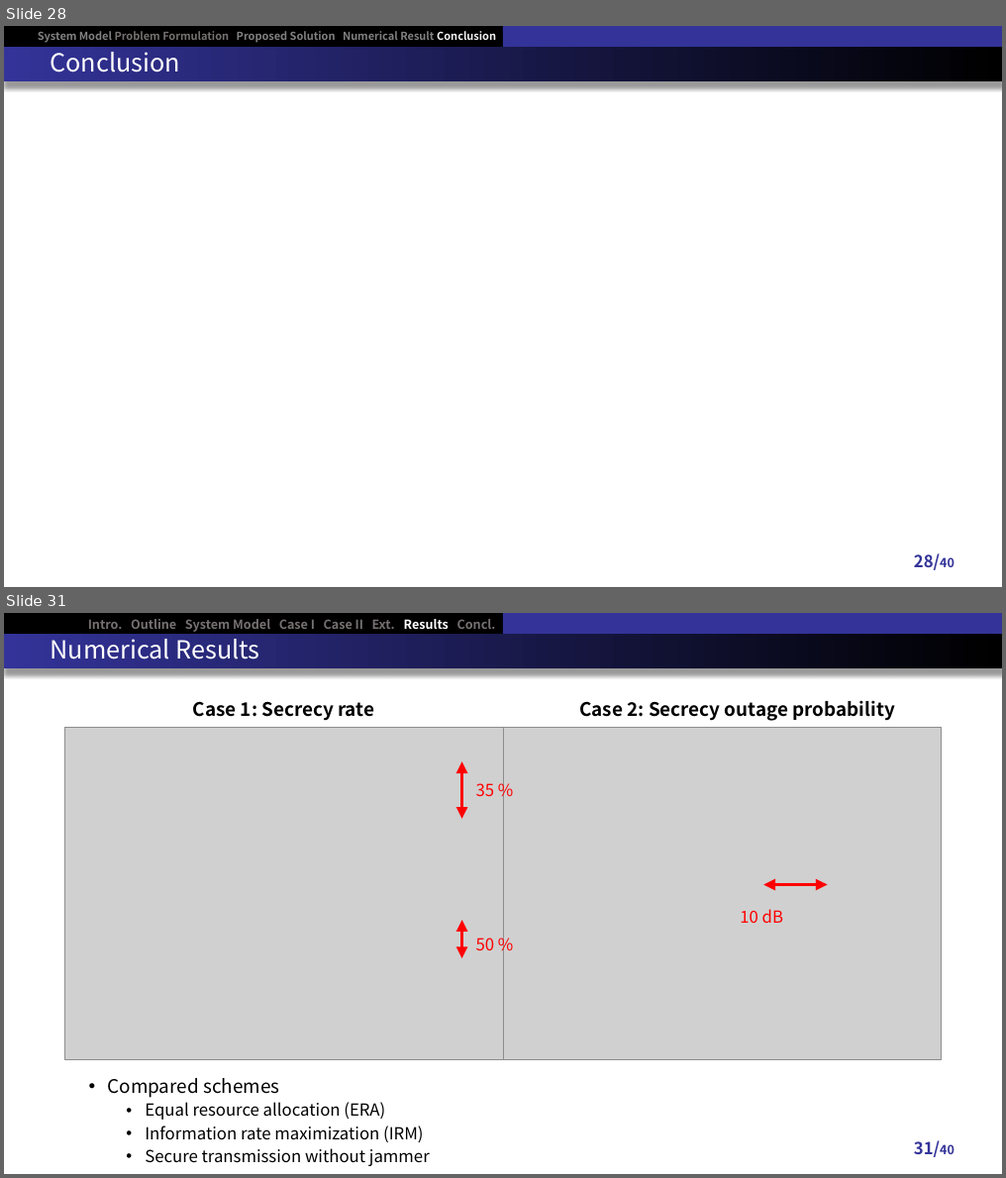
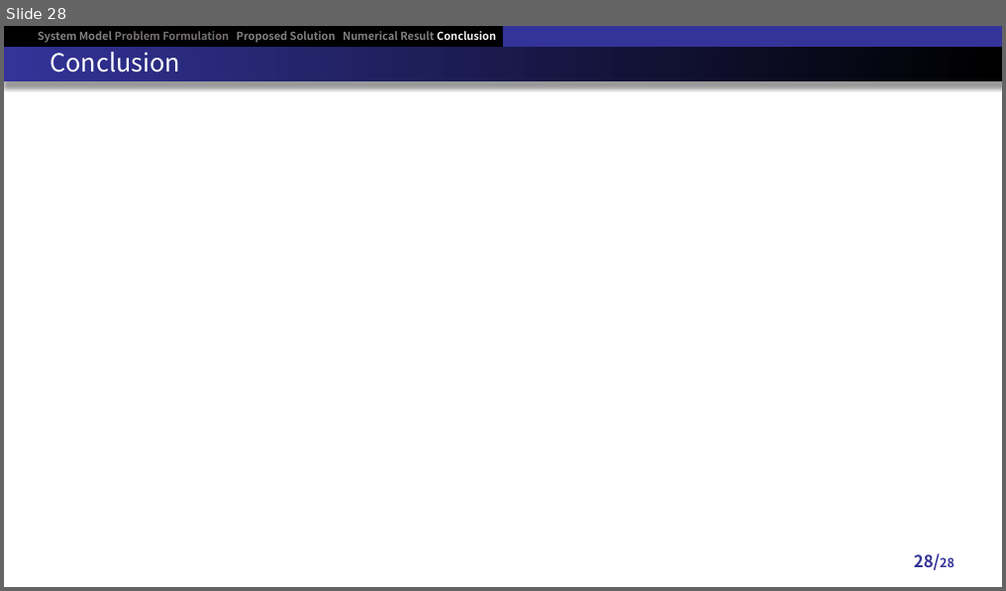
Before and after one commit to RefatHanbat/Presentation-of-SDM, a slide deck: New Problem/Thesis Defense slide.pptx. Shown one above the other, each under a label of ours: slides 28 and 31 before the commit, slide 28 after it; the slides between them are not shown. The pictures are 1006x1178 and 1006x591 pixels, drawn with LibreOffice and Linux fonts; fonts in the diff are those of the drawing; grey boxes stand for pictures. Boxes give left, top, right and bottom in pixels: in the first picture for what was removed or moved away, otherwise in the second. Text is boxed around its words. In the diff, an @@ line names an element or a change of style, - is before the commit and + after.

```diff
--- a/New Problem/Thesis Defense slide.pptx
+++ b/New Problem/Thesis Defense slide.pptx
@@ slide 31 removed at box(4, 613, 1002, 1174), background #FFFFFF; not listed: 3 template elements that a slide beside it also shows @@
@@ title removed at box(51, 633, 260, 660) @@
-Numerical Results
@@ text removed at box(88, 619, 496, 632) @@
-Intro. Outline System Model Case I Case II Ext. Results Concl.
@@ text removed at box(193, 701, 374, 721) @@
-Case 1: Secrecy rate
@@ text removed at box(579, 700, 896, 721) @@
-Case 2: Secrecy outage probability
@@ picture removed at box(64, 728, 503, 1059) @@
@@ picture removed at box(503, 728, 943, 1059) @@
@@ double arrow removed from (462, 761) to (462, 819) @@
@@ text removed at box(476, 783, 495, 796) @@
-35 %
@@ text removed at box(740, 909, 783, 923) @@
-10 dB
@@ double arrow removed from (828, 884) to (764, 884) @@
@@ double arrow removed from (462, 920) to (462, 959) @@
@@ text removed at box(476, 938, 495, 951) @@
-50 %
@@ text removed at box(108, 1078, 430, 1166) @@
-  • Compared schemes
-    • Equal resource allocation (ERA)
-    • Information rate maximization (IRM)
-    • Secure transmission without jammer
@@ page number removed at box(914, 1141, 954, 1157) @@
-31/40
@@ page number at box(914, 554, 954, 570): text changed @@
-28/40
+28/28
```
Also in this commit, not shown: 8 slides changed, 23 other slides removed, 1 other file.
